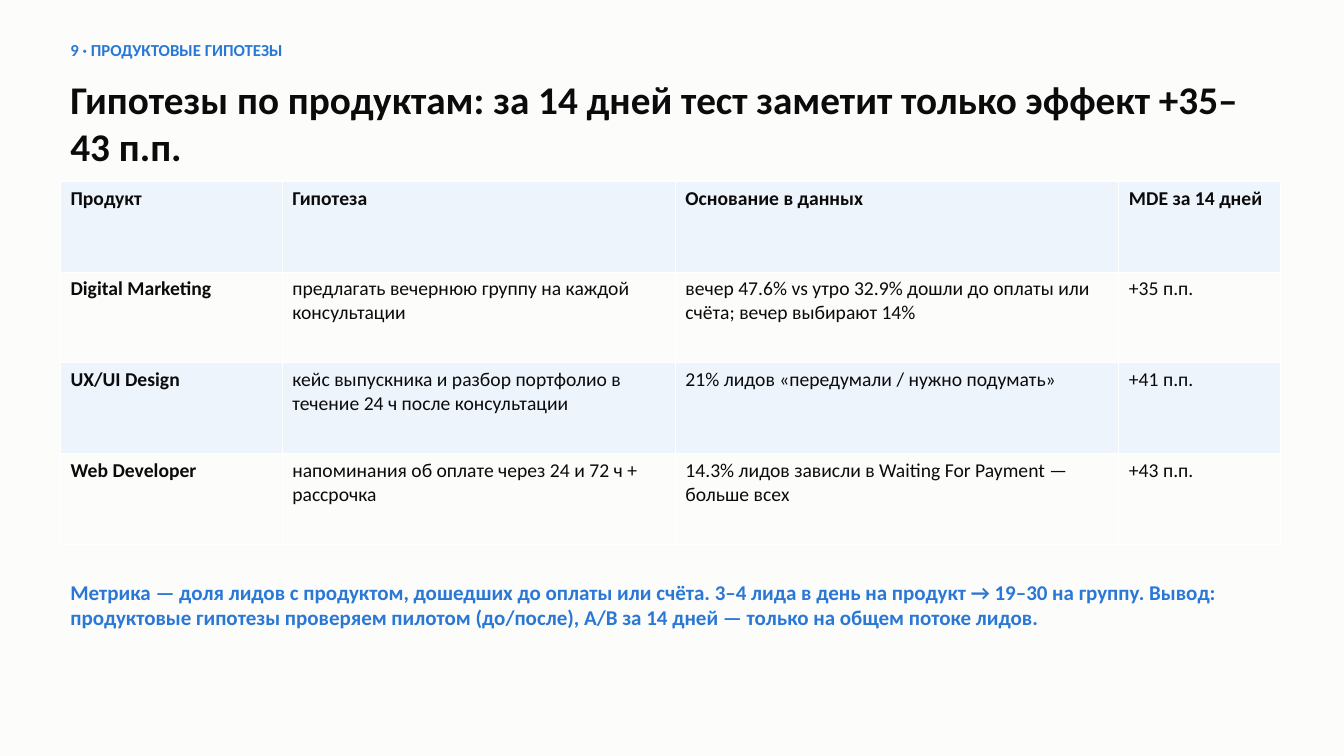
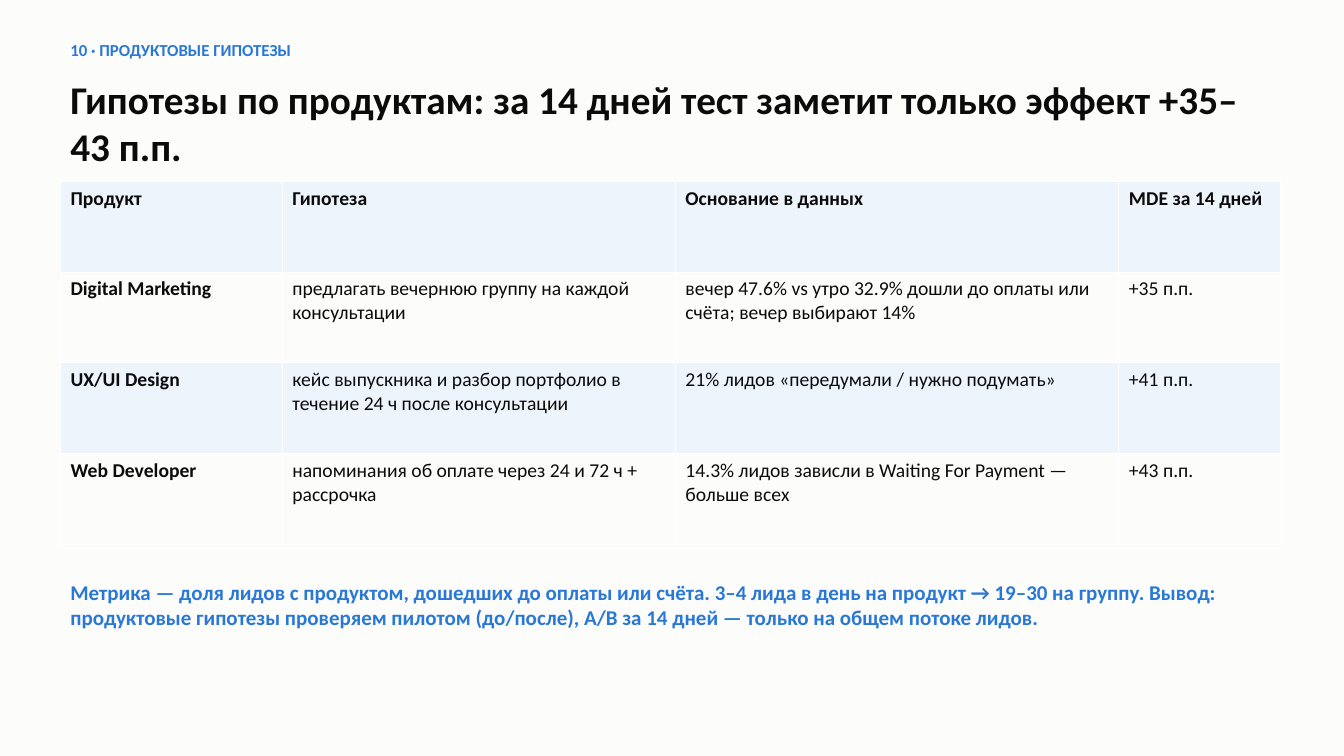
Before and after one commit to yerkovskayuliia-pixel/data-analytics-portfolio, a slide deck: slide 11 of python-crm-analysis/reports/presentation.pptx (slide 10 before the commit). Drawn at 1344x756 pixels with LibreOffice and Linux fonts; fonts in the diff are those of the drawing. Boxes give left, top, right and bottom in pixels: in the first picture for what was removed or moved away, otherwise in the second. Text is boxed around its words. In the diff, an @@ line names an element or a change of style, - is before the commit and + after.

```diff
--- a/python-crm-analysis/reports/presentation.pptx
+++ b/python-crm-analysis/reports/presentation.pptx
@@ text at <box>70,45,291,59</box>: text changed @@
-9 · ПРОДУКТОВЫЕ ГИПОТЕЗЫ
+10 · ПРОДУКТОВЫЕ ГИПОТЕЗЫ
```
Also in this commit, not shown: 2 other slides changed, 2 slides added, 1 slide removed, 26 other files.
